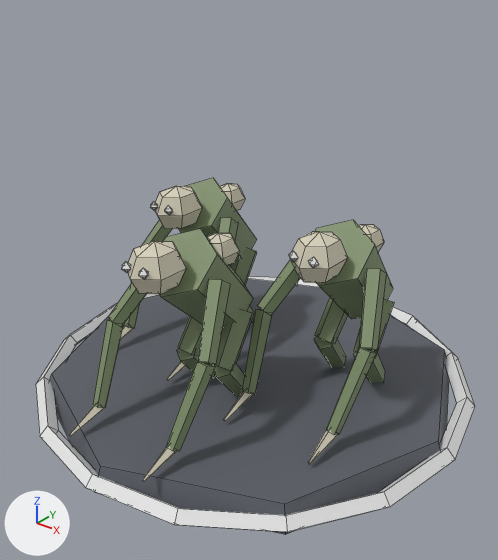
A saved change to the FBX model Starline/Packages/com.starline.game/Runtime/Resources/StarlineModels/ripper.fbx.
Camera for both pictures: a 50 mm lens placed at (1.323, -1.682, 1.446), pointed at (0.04, -0.078, 0.452). Arrows for +X, +Y and +Z are at lower left; the lights stay in place. The first picture is the older version. Mesh edges are drawn as thin lines. Where no turn or scale is listed for an object, it has been applied to the vertices.

In view in the first picture: 'ripper'.
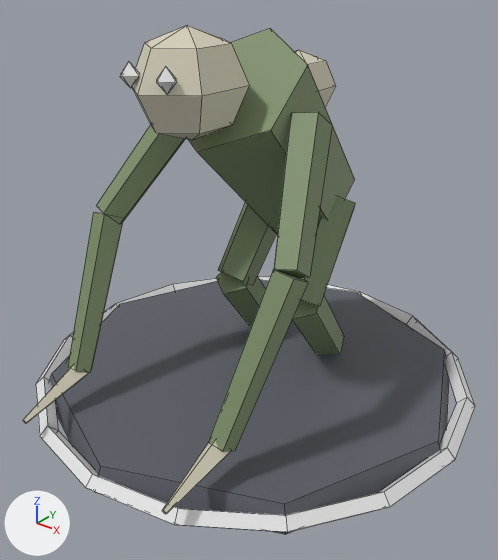
The change, as JSON lines over the scene's bpy script:
```json
{"block": "me_ripper", "where": "# used by ob_ripper; location = (0.0, 0.0, 0.0)"}
{"op": "remove", "block": "me_ripper", "code": "me_ripper.from_pydata(...)  # 560 vertices, 494 faces; spans x -0.78..0.78, y -0.78..0.78, z 0.0..0.7"}
{"op": "add", "block": "me_ripper", "code": "me_ripper.from_pydata(...)  # 240 vertices, 214 faces; spans x -0.78..0.78, y -0.78..0.78, z 0.0..1.26"}
{"block": "me_ripper", "change": "me_ripper part 1: a new loose piece, a UV sphere (6 segments, 4 rings, poles along z) spanning x -0.1..0.1, y 0.08..0.38, z 0.92..1.14, in mat_hull_009 (picture img_palette_png)"}
{"block": "me_ripper", "change": "me_ripper part 2: a new loose piece, a UV sphere (6 segments, 4 rings, poles along z) spanning x -0.13..0.13, y -0.47..-0.09, z 0.95..1.26, in mat_hull_009 (picture img_palette_png)"}
{"block": "me_ripper", "change": "me_ripper part 3: the loose piece of 6 vertices spanning x -0.05..-0.02, y -0.55..-0.51, z 0.62..0.66 is scaled about its middle by 1.9, then moved by (-0.03, 0.09, 0.5)"}
{"block": "me_ripper", "change": "me_ripper part 4: the loose piece of 6 vertices spanning x 0.02..0.05, y -0.55..-0.51, z 0.62..0.66 is scaled about its middle by 1.9, then moved by (0.03, 0.09, 0.5)"}
{"block": "me_ripper", "change": "me_ripper part 5: 32 loose pieces with 360 vertices, spanning x -0.52..0.54, y -0.55..0.32, z 0.06..0.7, are deleted"}
{"block": "me_ripper", "change": "me_ripper part 6"}
{"block": "me_ripper", "change": "43 vertices are removed from x -0.21..0.15, y -0.44..-0.08, z 0.06..0.68"}
{"block": "me_ripper", "change": "45 faces are deleted"}
{"block": "me_ripper", "change": "65 vertices move from x -0.22..0.22, y -0.7..-0.22, z 0.1..0.4 to x -0.41..0.41, y -0.76..0.14, z 0.11..0.68"}
{"block": "me_ripper", "change": "43 vertices are added at x -0.41..0.28, y -0.27..0.43, z 0.04..1.22"}
{"block": "me_ripper", "change": "45 new faces join them, mat_hull_009 (picture img_palette_png)"}
```

Where the change shows, as pixel boxes (x1, y1, x2, y2) in the pictures (498 x 560 px; the box of a moved part takes in the faces that stretch with it):
```json
{"object": "ripper", "change": "reshaped", "before": [36, 178, 475, 535], "after": [23, 25, 475, 535], "on screen": "43% taller"}
{"part": 1, "of": "me_ripper", "change": "added", "after": [294, 50, 336, 107]}
{"part": 2, "of": "me_ripper", "change": "added", "after": [132, 25, 249, 140]}
{"part": 3, "of": "me_ripper", "change": "moved or reshaped", "before": [122, 261, 131, 273], "after": [120, 62, 139, 88]}
{"part": 4, "of": "me_ripper", "change": "moved or reshaped", "before": [139, 268, 149, 279], "after": [157, 67, 177, 95]}
{"part": 5, "of": "me_ripper", "change": "deleted", "before": [120, 178, 394, 464]}
{"part": 6, "of": "me_ripper", "change": "moved or reshaped", "before": [69, 229, 253, 482], "after": [23, 29, 355, 514]}
```
